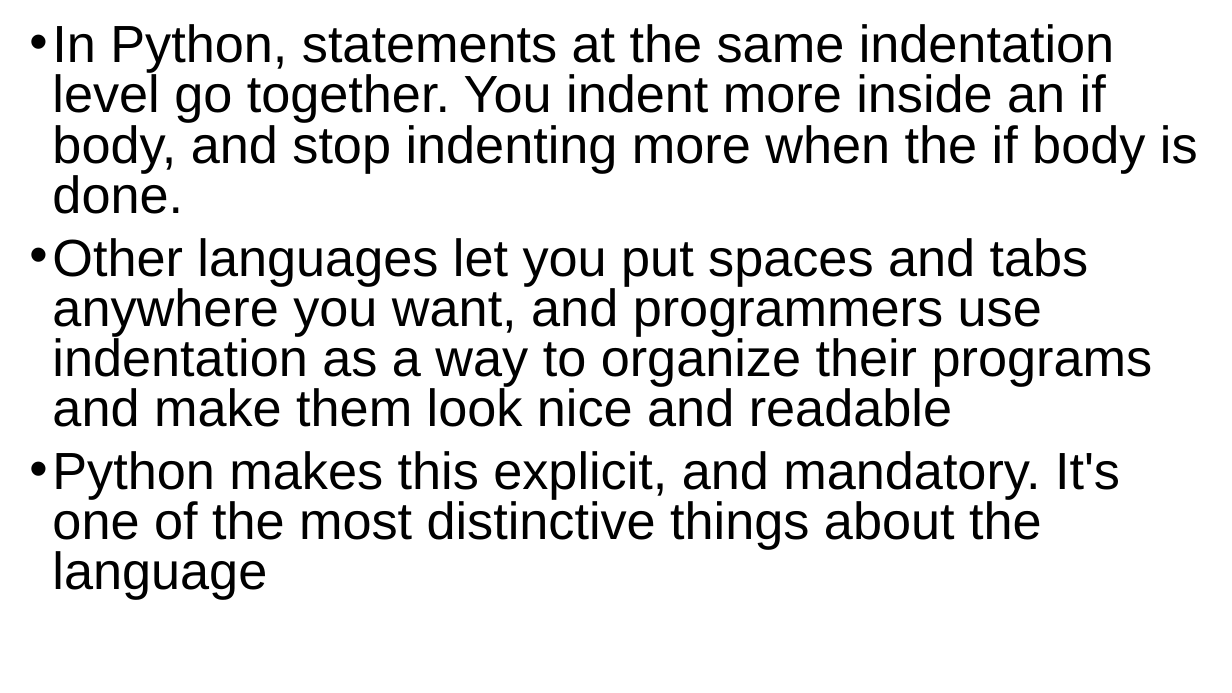
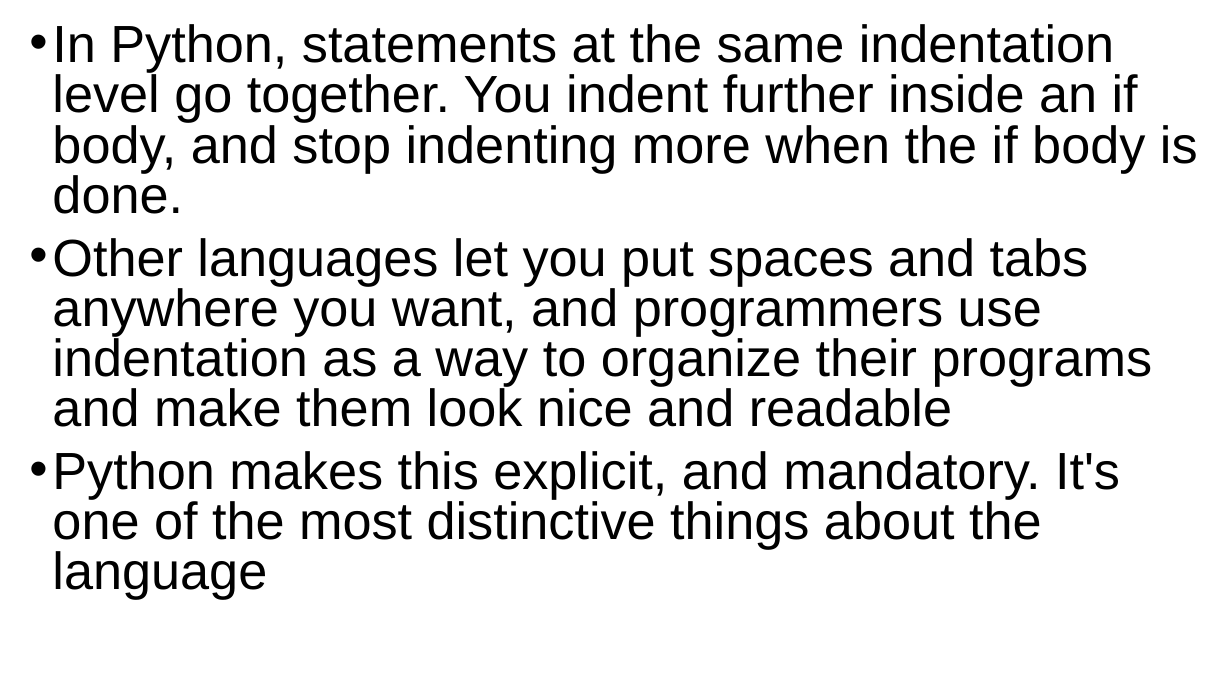
Before and after one commit to grimmelm/ctech404, a slide deck: slide 13 of ctech401/module_4/CTECH401 Module 4 - Control Flow.pptx. Drawn at 1232x693 pixels with LibreOffice and Linux fonts; fonts in the diff are those of the drawing. Boxes give left, top, right and bottom in pixels: in the first picture for what was removed or moved away, otherwise in the second. Text is boxed around its words. In the diff, an @@ line names an element or a change of style, - is before the commit and + after.

```diff
--- a/ctech401/module_4/CTECH401 Module 4 - Control Flow.pptx
+++ b/ctech401/module_4/CTECH401 Module 4 - Control Flow.pptx
@@ text at box(52, 24, 1198, 214): text changed @@
-• In Python, statements at the same indentation level go together. You indent more inside an if body, and stop indenting more when the if body is done.
+• In Python, statements at the same indentation level go together. You indent further inside an if body, and stop indenting more when the if body is done.
```
Also in this commit, not shown: 7 other slides changed, 7 slides added, 1 slide removed.
